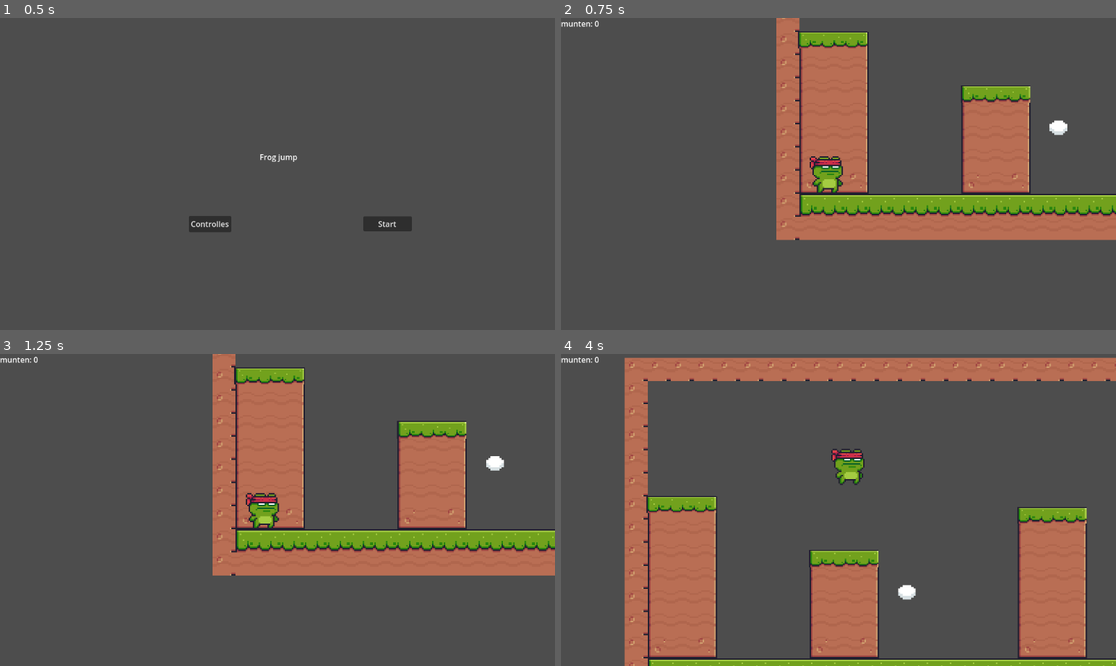
Above: before the commit, frames 1-4 (two rows, left to right).
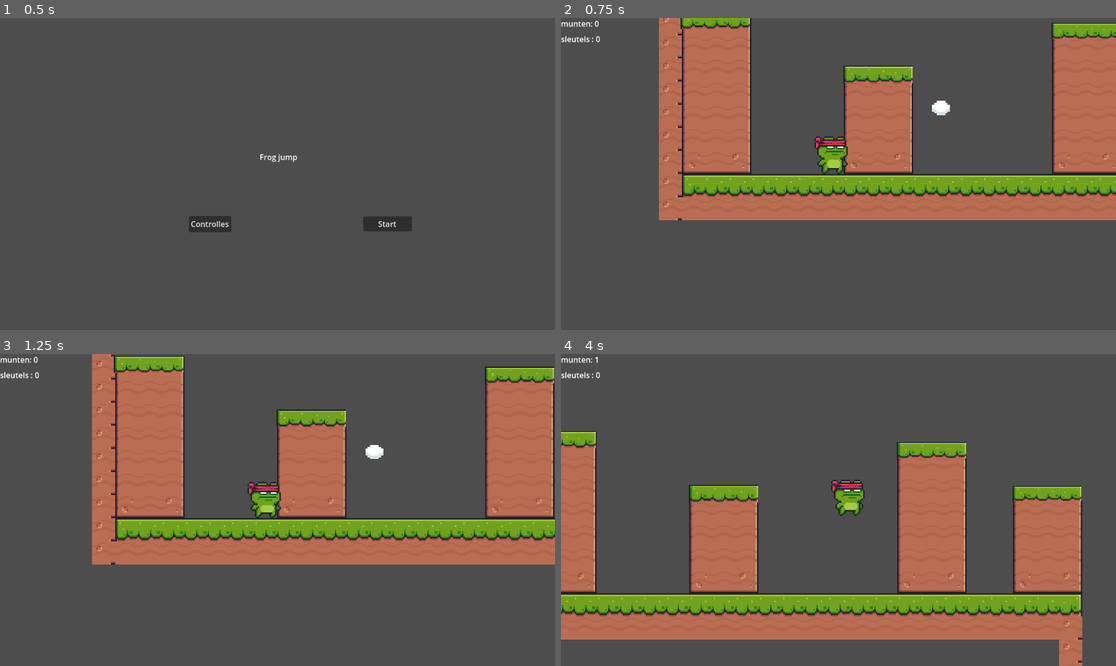
Above: after the commit, the same moments.

Repository: Rafaelorr/open_frog
Game: Godot game, scene res://main_menu.tscn
Two runs of this game, one before a commit and one after it. Both use one fixed random seed, a clock stepped at 60 frames per second and the inputs below.
Inputs:
- Up to frame 1 (0.5 s): no input
- Up to frame 2 (0.75 s): click "Start" at 0.5 s
- Up to frame 3 (1.25 s): no input
- Up to frame 4 (4 s): hold Right (ui_right) 1.28-2.78 s; tap Space (omhoog) every 0.75 s from 1.35 to 3.6 s; hold Left (ui_left) 2.78-3.53 s; hold Right (ui_right) from 3.53 s (still down)

Frame 1 is identical in both runs. In frame 2, 42% of the frame differs, in the area x 0-100%, y 0-72%; in frame 3, 40%; in frame 4, 45%, in the area x 0-100%, y 0-100%.

Commit message:
voeg munt en sleutel counters toe aan level 1

Diff:
--- a/levels/level_1.tscn
+++ b/levels/level_1.tscn
@@ -8,6 +8,7 @@
 [ext_resource type="PackedScene" uid="uid://b8eqcu50kco4u" path="res://munt.tscn" id="6_g43ae"]
 [ext_resource type="PackedScene" uid="uid://us83hbjiihe7" path="res://spike.tscn" id="7_a33es"]
 [ext_resource type="PackedScene" uid="uid://df3v484g282qh" path="res://munt_counter.tscn" id="8_h48wp"]
+[ext_resource type="PackedScene" uid="uid://b0c7uasfnhqlr" path="res://sleutel_counter.tscn" id="9_2trof"]
 
 [node name="level_1" type="Node"]
 metadata/_edit_vertical_guides_ = [-3735.0]
@@ -15,7 +16,7 @@
 
 [node name="player" parent="." instance=ExtResource("3_52gqh")]
 z_index = 2000
-position = Vector2(78, 535)
+position = Vector2(318, 586)
 
 [node name="TileMap" parent="." instance=ExtResource("2_a3vj7")]
 position = Vector2(0, 0)
@@ -197,3 +198,5 @@
 position = Vector2(2611.73, 1277)
 
 [node name="munt_counter" parent="." instance=ExtResource("8_h48wp")]
+
+[node name="sleutel_counter" parent="." instance=ExtResource("9_2trof")]
Not shown: 1 places in levels/level_1.tscn that only renumber resources
